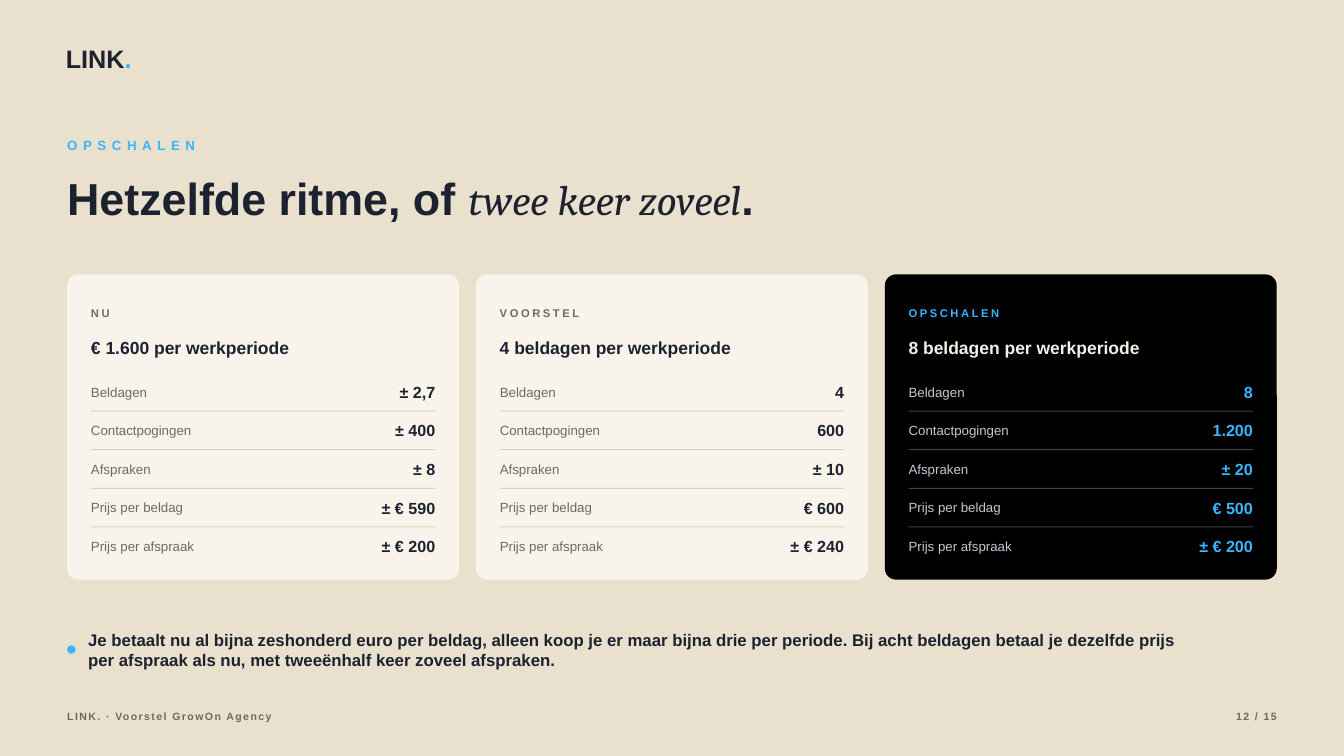
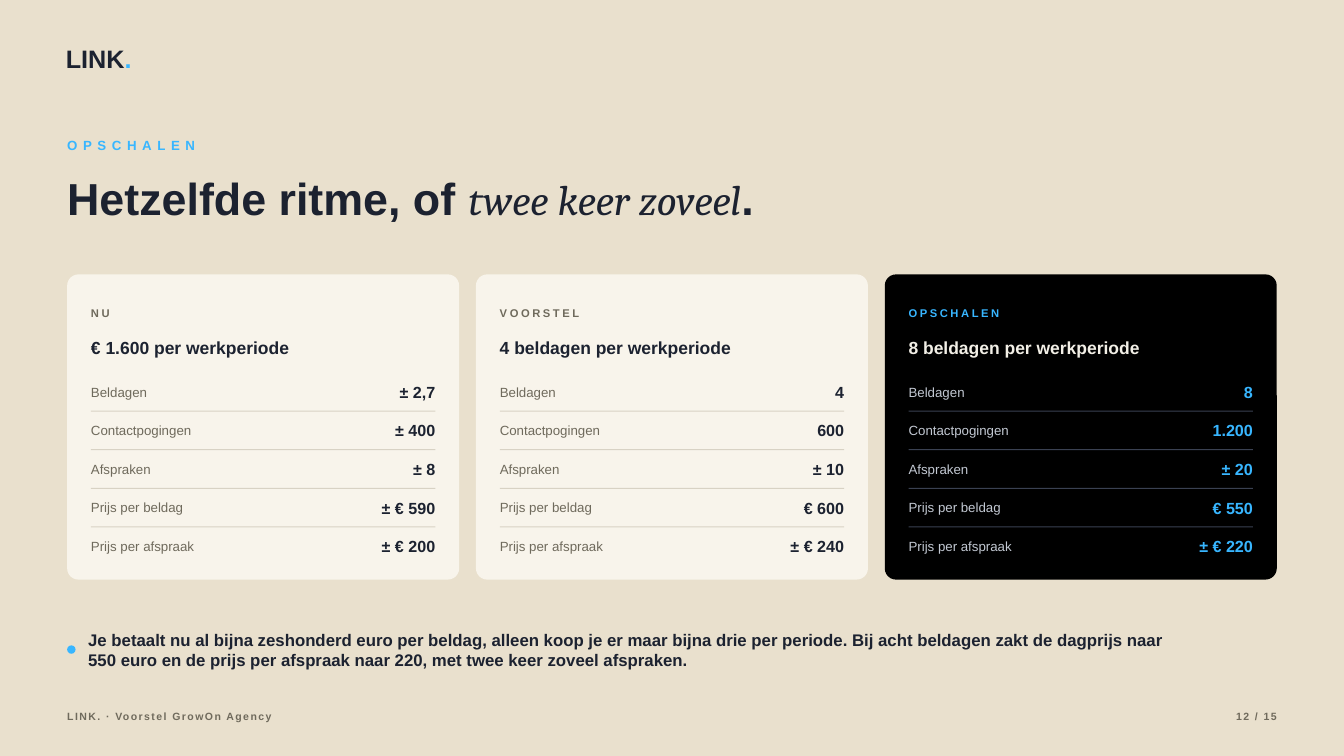
Before and after one commit to hens-lang/Test, a slide deck: slide 12 of output/LINK. voorstel GrowOn Agency.pptx. Drawn at 1344x756 pixels with LibreOffice and Linux fonts; fonts in the diff are those of the drawing. Boxes give left, top, right and bottom in pixels: in the first picture for what was removed or moved away, otherwise in the second. Text is boxed around its words. In the diff, an @@ line names an element or a change of style, - is before the commit and + after.

```diff
--- a/output/LINK. voorstel GrowOn Agency.pptx
+++ b/output/LINK. voorstel GrowOn Agency.pptx
@@ text at (x1=1226, y1=503, x2=1253, y2=514): text changed @@
-€ 500
+€ 550
@@ text at (x1=1226, y1=540, x2=1253, y2=552): text changed @@
-± € 200
+± € 220
@@ text at (x1=88, y1=634, x2=1162, y2=670): text changed @@
-Je betaalt nu al bijna zeshonderd euro per beldag, alleen koop je er maar bijna drie per periode. Bij acht beldagen betaal je dezelfde prijs per afspraak als nu, met tweeënhalf keer zoveel afspraken.
+Je betaalt nu al bijna zeshonderd euro per beldag, alleen koop je er maar bijna drie per periode. Bij acht beldagen zakt de dagprijs naar 550 euro en de prijs per afspraak naar 220, met twee keer zoveel afspraken.
```
Also in this commit, not shown: 2 other slides changed, 6 other files.
